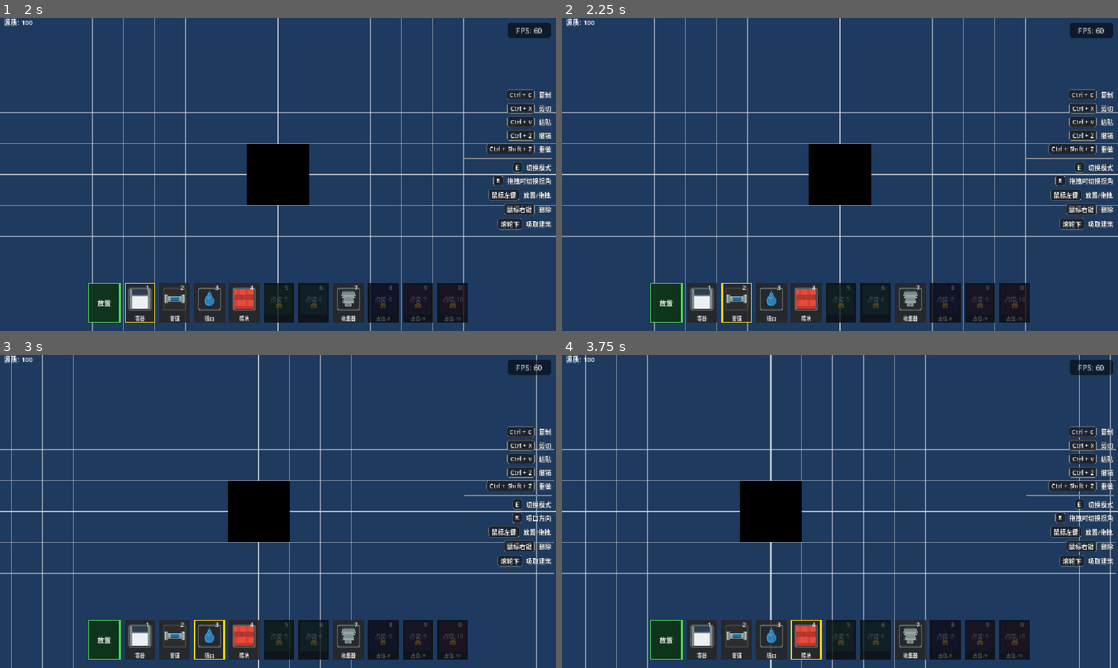
Above: before the commit, frames 1-4 (two rows, left to right).
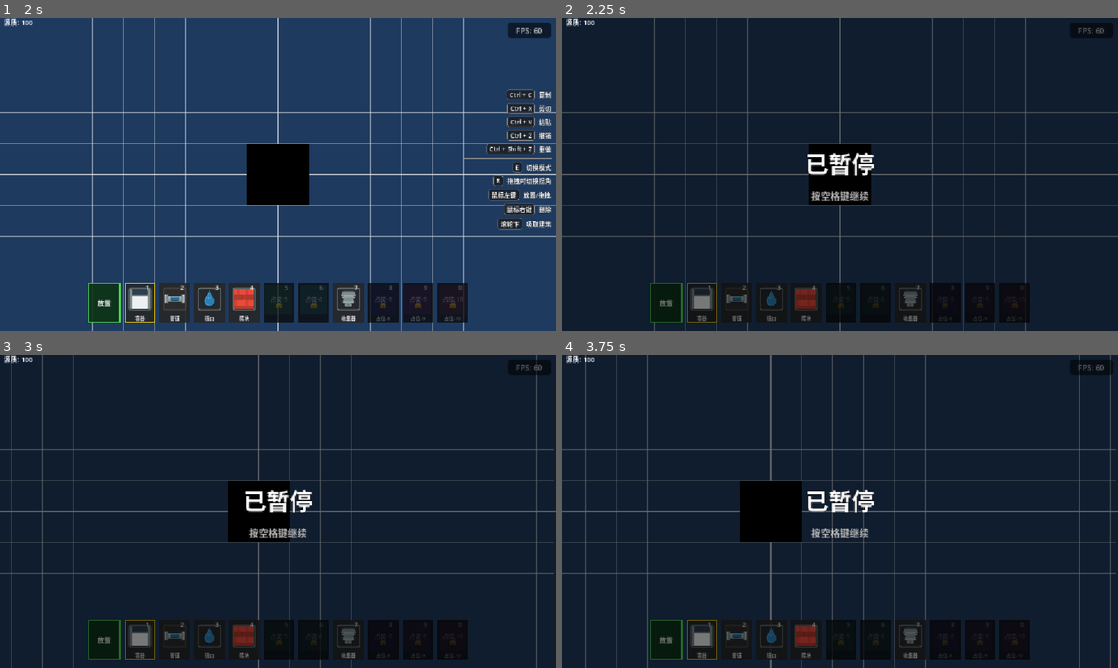
Above: after the commit, the same moments.

Repository: liuyun847/demo
Game: Godot game, scene res://scenes/main.tscn
The game is run twice, just before and just after one commit, with the same random seed, the same clock (stepped at 60 frames per second) and the same inputs.
Inputs (mouse positions are in pixels of both pictures, inside the frame that each line leads up to):
- Up to frame 1 (2 s): click "开始游戏" at 0.5 s; tap Enter at 1.25 s; drag from (139, 302) to (333, 105) at 1.27 s
- Up to frame 2 (2.25 s): tap Space (toggle_pause, bound only after the commit) at 2 s; drag from (734, 302) to (812, 237) at 2.02 s
- Up to frame 3 (3 s): tap Enter at 2.75 s; move the mouse to (211, 639) at 2.77 s; hold D (move_right) from 2.78 s (still down); hold R (rotate_clipboard) from 2.78 s (still down); click (211, 639) at 2.92 s
- Up to frame 4 (3.75 s): release D (move_right) at 3.5 s; release R (rotate_clipboard) at 3.5 s; drag from (806, 639) to (673, 464) at 3.52 s

Frame 1 is identical in both runs. In frame 2, 92% of the frame differs, in the area x 0-100%, y 0-100%; in frame 3, 92%; in frame 4, 91%.

Commit message:
feat: 添加空格暂停功能，优化建筑提示框位置
1. 新增pause_state_changed事件总线信号与toggle_pause快捷键绑定，支持空格键暂停/恢复游戏
2. 实现带半透明背景的暂停覆盖层，区分手动暂停与菜单暂停状态
3. 优化建筑提示框的位置计算逻辑，修复偏移问题
4. 更新文档说明新增的暂停功能与按键绑定

Diff:
--- a/project.godot
+++ b/project.godot
@@ -183,6 +183,11 @@
 "events": [Object(InputEventKey,"resource_local_to_scene":false,"resource_name":"","device":-1,"window_id":0,"alt_press …(192 unchanged characters)…
 ]
 }
+toggle_pause={
+"deadzone": 0.2,
+"events": [Object(InputEventKey,"resource_local_to_scene":false,"resource_name":"","device":-1,"window_id":0,"alt_pressed":false,"shift_pressed":false,"ctrl_pressed":false,"meta_pressed":false,"pressed":false,"keycode":32,"physical_keycode":0,"key_label":0,"unicode":32,"location":0,"echo":false,"script":null)
+]
+}
 
 [rendering]
 
--- a/scripts/autoload/event_bus.gd
+++ b/scripts/autoload/event_bus.gd
@@ -48,6 +48,10 @@
 @warning_ignore("unused_signal")
 signal essence_threshold_reached(threshold: float, unlocks: Dictionary)
 
+# 暂停状态变更信号
+@warning_ignore("unused_signal")
+signal pause_state_changed(paused: bool)
+
 # 喷口类型选择面板信号
 @warning_ignore("unused_signal")
 signal emitter_type_panel_opened
--- a/scripts/autoload/keybind_manager.gd
+++ b/scripts/autoload/keybind_manager.gd
@@ -19,6 +19,7 @@
 	"ui_undo": "撤销",
 	"ui_redo": "重做",
 	"rotate_clipboard": "旋转/切换",
+	"toggle_pause": "暂停",
 }
 
 const COMBO_MODIFIER: Dictionary = {
@@ -46,6 +47,7 @@
 	"ui_paste",
 	"ui_undo",
 	"ui_redo",
+	"toggle_pause",
 ]
 
 func _ready() -> void:
@@ -264,6 +266,7 @@
 		"ui_undo": _create_key_event_with_ctrl(KEY_Z),
 		"ui_redo": _create_key_event_with_ctrl(KEY_Y),
 		"rotate_clipboard": _create_key_event(KEY_R),
+		"toggle_pause": _create_key_event(KEY_SPACE),
 	}
 
 	for action: String in defaults.keys():
--- a/scripts/main.gd
+++ b/scripts/main.gd
@@ -9,6 +9,10 @@
 @onready var settings_panel: Control = $UIOverlay/SettingsPanel
 @onready var inventory_bar: InventoryBar = $UIOverlay/InventoryBar
 @onready var key_hints: VBoxContainer = $UIOverlay/KeyHints
+
+var _manual_paused: bool = false
+var _menu_paused: bool = false
+var _pause_overlay: Control
 
 func _assert_ui_ready() -> void:
 	assert(start_menu != null, "StartMenu 节点未找到")
@@ -28,7 +32,8 @@
 	start_menu.hide()
 	settings_panel.hide()
 	inventory_bar.hide()
-	_pause_game(false)
+	_create_pause_overlay()
+	_update_pause_state()
 	EventBus.start_game_requested.connect(_on_game_started)
 
 func _exit_tree() -> void:
@@ -45,6 +50,11 @@
 			hide_start_menu()
 		else:
 			show_start_menu()
+		return
+	if event.is_action_pressed("toggle_pause"):
+		if not start_menu.visible and not settings_panel.visible:
+			_manual_paused = not _manual_paused
+			_update_pause_state()
 		return
 	if not get_tree().paused:
 		for i in SLOT_KEYS.size():
@@ -97,25 +107,81 @@
 func _on_show_settings_requested() -> void:
 	show_settings()
 
-func _pause_game(paused: bool) -> void:
-	get_tree().paused = paused
+func _create_pause_overlay() -> void:
+	_pause_overlay = Control.new()
+	_pause_overlay.name = "PauseOverlay"
+	_pause_overlay.set_anchors_preset(Control.PRESET_FULL_RECT)
+	_pause_overlay.process_mode = Node.PROCESS_MODE_ALWAYS
+	_pause_overlay.mouse_filter = Control.MOUSE_FILTER_STOP
+
+	var bg := ColorRect.new()
+	bg.set_anchors_preset(Control.PRESET_FULL_RECT)
+	bg.color = Color(0, 0, 0, 0.5)
+	bg.mouse_filter = Control.MOUSE_FILTER_IGNORE
+	_pause_overlay.add_child(bg)
+
+	var center := CenterContainer.new()
+	center.set_anchors_preset(Control.PRESET_FULL_RECT)
+	center.mouse_filter = Control.MOUSE_FILTER_IGNORE
+	_pause_overlay.add_child(center)
+
+	var vbox := VBoxContainer.new()
+	vbox.alignment = BoxContainer.ALIGNMENT_CENTER
+	vbox.add_theme_constant_override("separation", 16)
+	vbox.mouse_filter = Control.MOUSE_FILTER_IGNORE
+	center.add_child(vbox)
+
+	var title := Label.new()
+	title.text = "已暂停"
+	title.horizontal_alignment = HORIZONTAL_ALIGNMENT_CENTER
+	var title_ls := LabelSettings.new()
+	title_ls.font_size = 48
+	title_ls.font_color = Color.WHITE
+	title_ls.outline_size = 3
+	title_ls.outline_color = Color.BLACK
+	title.label_settings = title_ls
+	vbox.add_child(title)
+
+	var hint := Label.new()
+	hint.text = "按空格键继续"
+	hint.horizontal_alignment = HORIZONTAL_ALIGNMENT_CENTER
+	var hint_ls := LabelSettings.new()
+	hint_ls.font_size = 20
+	hint_ls.font_color = Color(1, 1, 1, 0.7)
+	hint_ls.outline_size = 2
+	hint_ls.outline_color = Color.BLACK
+	hint.label_settings = hint_ls
+	vbox.add_child(hint)
+
+	_pause_overlay.visible = false
+	$UIOverlay.add_child(_pause_overlay)
+
+func _update_pause_state() -> void:
+	var should_pause := _menu_paused or _manual_paused
+	get_tree().paused = should_pause
+	if _pause_overlay:
+		_pause_overlay.visible = _manual_paused and not _menu_paused
+	EventBus.pause_state_changed.emit(should_pause)
 
 func show_start_menu() -> void:
 	settings_panel.hide()
 	key_hints.hide()
 	start_menu.show()
 	inventory_bar.hide()
-	_pause_game(true)
+	_menu_paused = true
+	_update_pause_state()
 
 func hide_start_menu() -> void:
 	start_menu.hide()
 	inventory_bar.show()
 	key_hints.show()
-	_pause_game(false)
+	_menu_paused = false
+	_update_pause_state()
 
 func show_settings() -> void:
 	start_menu.hide()
 	key_hints.hide()
 	settings_panel.show()
 	inventory_bar.hide()
-	_pause_game(true)
+	_menu_paused = true
+	_update_pause_state()
--- a/scripts/reaction/element_diffusion.gd
+++ b/scripts/reaction/element_diffusion.gd
@@ -52,12 +52,24 @@
 			continue
 
 		var placed_any := false
-		for side_dir: Vector2i in [DIR_LEFT, DIR_RIGHT]:
-			var side_pos := pos + side_dir
-			if _can_place(side_pos, p2_placements, element_grid):
-				_place_copy(element, side_pos, p2_placements)
-				placed_any = true
-		if not placed_any:
+		var left_blocked_by_building := false
+		var right_blocked_by_building := false
+
+		var left_pos := pos + DIR_LEFT
+		if _can_place(left_pos, p2_placements, element_grid):
+			_place_copy(element, left_pos, p2_placements)
+			placed_any = true
+		elif element_grid.is_building_at(left_pos):
+			left_blocked_by_building = true
+
+		var right_pos := pos + DIR_RIGHT
+		if _can_place(right_pos, p2_placements, element_grid):
+			_place_copy(element, right_pos, p2_placements)
+			placed_any = true
+		elif element_grid.is_building_at(right_pos):
+			right_blocked_by_building = true
+
+		if not placed_any and (left_blocked_by_building or right_blocked_by_building):
 			horizontal_blocked.append(pos)
 	total_new_cells += _commit_placements(element_grid, p2_placements)
 
--- a/scripts/ui/building_tooltip.gd
+++ b/scripts/ui/building_tooltip.gd
@@ -1,7 +1,7 @@
 class_name BuildingTooltip
 extends Control
 
-const OFFSET_Y: float = -12.0
+const GAP: float = 8.0
 const MIN_WIDTH: float = 140.0
 const MIN_HEIGHT: float = 60.0
 
@@ -196,8 +196,10 @@
 	var screen_pos: Vector2 = camera.get_canvas_transform() * world_pos
 
 	var tooltip_size: Vector2 = size
+	var canvas_scale_y: float = camera.get_canvas_transform().get_scale().y
+	var cell_top_y: float = screen_pos.y - GameConfig.cell_size * 0.5 * canvas_scale_y
 	var pos_x: float = screen_pos.x - tooltip_size.x / 2.0
-	var pos_y: float = screen_pos.y - tooltip_size.y + OFFSET_Y
+	var pos_y: float = cell_top_y - tooltip_size.y - GAP
 
 	pos_x = clampf(pos_x, 0, viewport.size.x - tooltip_size.x)
 	pos_y = clampf(pos_y, 0, viewport.size.y - tooltip_size.y)
--- a/scripts/ui/key_hints.gd
+++ b/scripts/ui/key_hints.gd
@@ -36,6 +36,7 @@
 	EventBus.keybind_changed.connect(_on_keybind_changed)
 	_inventory_bar.slot_selected.connect(_on_slot_selected)
 	EventBus.paste_mode_changed.connect(_on_paste_mode_changed)
+	EventBus.pause_state_changed.connect(_on_pause_state_changed)
 
 func _exit_tree() -> void:
 	if EventBus.keybind_changed.is_connected(_on_keybind_changed):
@@ -44,6 +45,8 @@
 		_inventory_bar.slot_selected.disconnect(_on_slot_selected)
 	if EventBus.paste_mode_changed.is_connected(_on_paste_mode_changed):
 		EventBus.paste_mode_changed.disconnect(_on_paste_mode_changed)
+	if EventBus.pause_state_changed.is_connected(_on_pause_state_changed):
+		EventBus.pause_state_changed.disconnect(_on_pause_state_changed)
 
 func _build_edit_section() -> void:
 	for action in EDIT_ACTIONS:
@@ -241,3 +244,6 @@
 
 func _on_paste_mode_changed(_active: bool) -> void:
 	_refresh_click_rows()
+
+func _on_pause_state_changed(paused: bool) -> void:
+	visible = not paused
Not shown, changed: AGENTS.md
